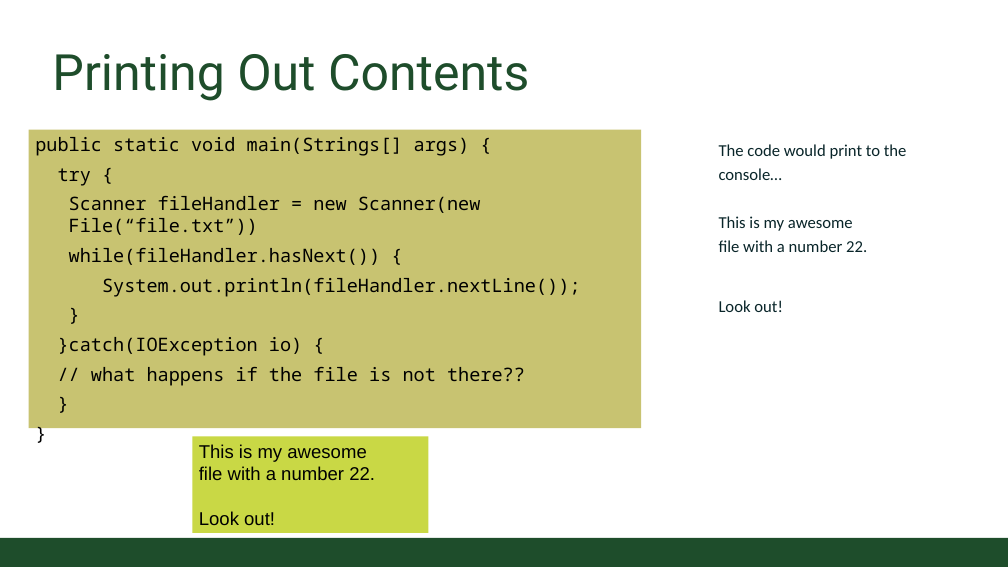
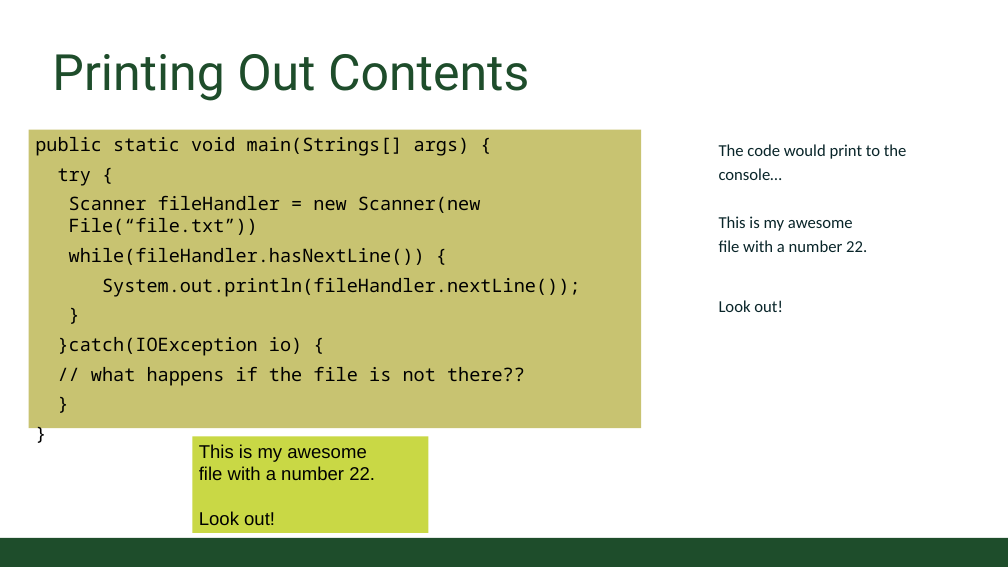
Before and after one commit to coloradostateuniversity/CSUCS1ClassExamples, a slide deck: slide 6 of slides/Online/2020/14- FileInput.pptx. Drawn at 1008x567 pixels with LibreOffice and Linux fonts; fonts in the diff are those of the drawing; background and template pictures are left out. Boxes give left, top, right and bottom in pixels: in the first picture for what was removed or moved away, otherwise in the second. Text is boxed around its words. In the diff, an @@ line names an element or a change of style, - is before the commit and + after.

```diff
--- a/slides/Online/2020/14- FileInput.pptx
+++ b/slides/Online/2020/14- FileInput.pptx
@@ text in rectangle at box(69, 248, 425, 265): text changed @@
-while(fileHandler.hasNext()) {
+while(fileHandler.hasNextLine()) {
```
Also in this commit, not shown: 1 other slide changed, 7 other files.
